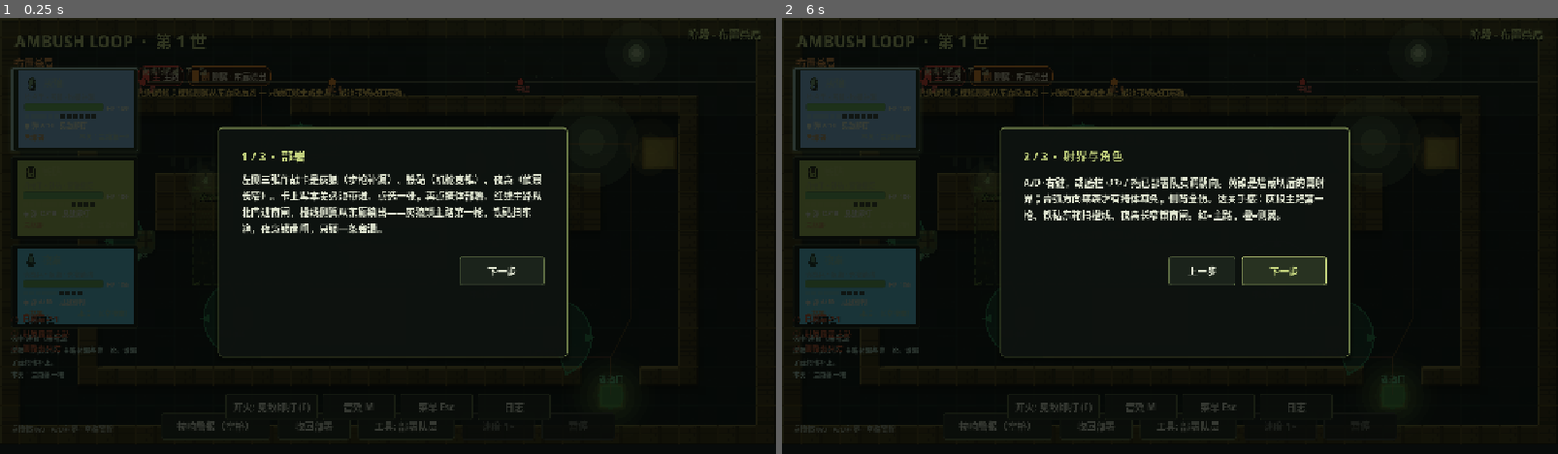
Above: before the commit, frames 1-2 (left to right).
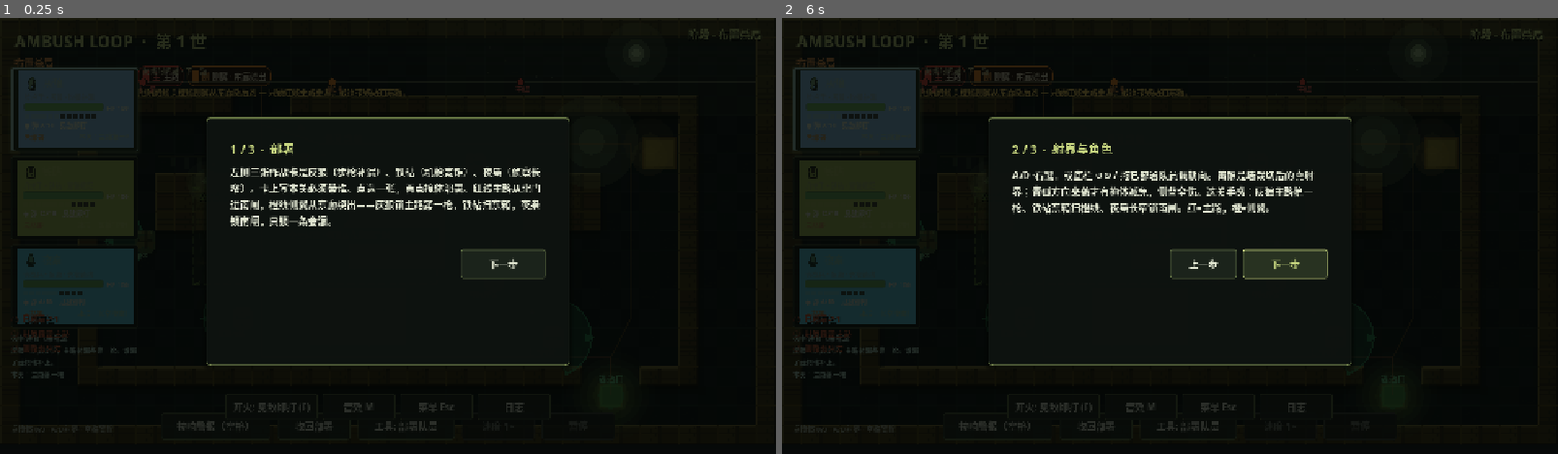
Above: after the commit, the same moments.

Repository: hailinsu-create/new
Game: Godot game, scene res://scenes/main.tscn
Same seed, same stepped clock (60 frames per second), same inputs: the game is played once before the commit and once after it. This scene is started directly instead of the project's main scene.
Inputs:
- Up to frame 1 (0.25 s): no input
- Up to frame 2 (6 s): click "拉响警报（空格）" at 0.5 s; click "收回部署" at 1.25 s; click "工具: 部署队员" at 2 s; click "开火: 见敌即打 (F)" at 2.75 s; click "音效 M" at 3.5 s; click "菜单 Esc" at 4.25 s; click "日志" at 5 s; click "下一步" at 5.75 s

The runs differ from the first frame. In frame 1, 4.6% of the frame differs, in the area x 26-74%, y 22-80%; in frame 2, 4.7%.

Commit message:
feat(art): dossier chrome on pause, tutorial, credits, touch bar
Overlays pick up the NightOps top rail. Touch bar sits on an asphalt
plate. Command buttons stay the pick targets. Page copy is unchanged.

Co-authored-by: hailinsu-create <hailinsu-create@users.noreply.github.com>

Diff:
--- a/ambush_loop/scripts/touch_hud.gd
+++ b/ambush_loop/scripts/touch_hud.gd
@@ -40,6 +40,20 @@
 	_hint.mouse_filter = Control.MOUSE_FILTER_IGNORE
 	root.add_child(_hint)
 
+	var plate := ColorRect.new()
+	plate.name = "BarPlate"
+	plate.mouse_filter = Control.MOUSE_FILTER_IGNORE
+	plate.color = Color(0.04, 0.055, 0.045, 0.88)
+	plate.set_anchors_preset(Control.PRESET_BOTTOM_WIDE)
+	plate.offset_top = -156.0
+	root.add_child(plate)
+	var plate_rail := ColorRect.new()
+	plate_rail.name = "BarRail"
+	plate_rail.mouse_filter = Control.MOUSE_FILTER_IGNORE
+	plate_rail.color = Color(0.62, 0.72, 0.38, 0.70)
+	plate_rail.set_anchors_preset(Control.PRESET_TOP_WIDE)
+	plate_rail.offset_bottom = 3.0
+	plate.add_child(plate_rail)
 	_safe = MarginContainer.new()
 	_safe.set_anchors_preset(Control.PRESET_BOTTOM_WIDE)
 	_safe.anchor_top = 1.0
--- a/ambush_loop/scripts/ui/credits_overlay.gd
+++ b/ambush_loop/scripts/ui/credits_overlay.gd
@@ -11,17 +11,17 @@
 	process_mode = Node.PROCESS_MODE_ALWAYS
 	visible = false
 	var dim := ColorRect.new()
-	dim.color = Color(0.02, 0.03, 0.02, 0.88)
+	dim.color = Color(0.012, 0.020, 0.016, 0.92)
 	dim.set_anchors_preset(Control.PRESET_FULL_RECT)
 	dim.mouse_filter = Control.MOUSE_FILTER_STOP
 	add_child(dim)
 	var panel := PanelContainer.new()
 	panel.theme = NightOps.theme()
 	panel.set_anchors_preset(Control.PRESET_CENTER)
-	panel.offset_left = -260.0
-	panel.offset_right = 260.0
-	panel.offset_top = -180.0
-	panel.offset_bottom = 180.0
+	panel.offset_left = -280.0
+	panel.offset_right = 280.0
+	panel.offset_top = -196.0
+	panel.offset_bottom = 196.0
 	add_child(panel)
 	var margin := MarginContainer.new()
 	margin.add_theme_constant_override("margin_left", 24)
--- a/ambush_loop/scripts/ui/pause_overlay.gd
+++ b/ambush_loop/scripts/ui/pause_overlay.gd
@@ -31,7 +31,7 @@
 	process_mode = Node.PROCESS_MODE_ALWAYS
 	visible = false
 	_dim = ColorRect.new()
-	_dim.color = Color(0.02, 0.03, 0.02, 0.72)
+	_dim.color = Color(0.015, 0.025, 0.018, 0.78)
 	_dim.set_anchors_preset(Control.PRESET_FULL_RECT)
 	_dim.mouse_filter = Control.MOUSE_FILTER_STOP
 	add_child(_dim)
--- a/ambush_loop/scripts/ui/tutorial_overlay.gd
+++ b/ambush_loop/scripts/ui/tutorial_overlay.gd
@@ -84,22 +84,22 @@
 	process_mode = Node.PROCESS_MODE_ALWAYS
 	visible = false
 	var dim := ColorRect.new()
-	dim.color = Color(0.02, 0.03, 0.02, 0.78)
+	dim.color = Color(0.015, 0.025, 0.018, 0.82)
 	dim.set_anchors_preset(Control.PRESET_FULL_RECT)
 	dim.mouse_filter = Control.MOUSE_FILTER_STOP
 	add_child(dim)
 	var panel := PanelContainer.new()
 	panel.theme = NightOps.theme()
 	panel.set_anchors_preset(Control.PRESET_CENTER)
-	panel.offset_left = -280.0
-	panel.offset_right = 280.0
-	panel.offset_top = -180.0
-	panel.offset_bottom = 200.0
+	panel.offset_left = -300.0
+	panel.offset_right = 300.0
+	panel.offset_top = -196.0
+	panel.offset_bottom = 214.0
 	add_child(panel)
 	var margin := MarginContainer.new()
-	margin.add_theme_constant_override("margin_left", 22)
-	margin.add_theme_constant_override("margin_right", 22)
-	margin.add_theme_constant_override("margin_top", 18)
+	margin.add_theme_constant_override("margin_left", 24)
+	margin.add_theme_constant_override("margin_right", 24)
+	margin.add_theme_constant_override("margin_top", 22)
 	margin.add_theme_constant_override("margin_bottom", 18)
 	panel.add_child(margin)
 	var box := VBoxContainer.new()
